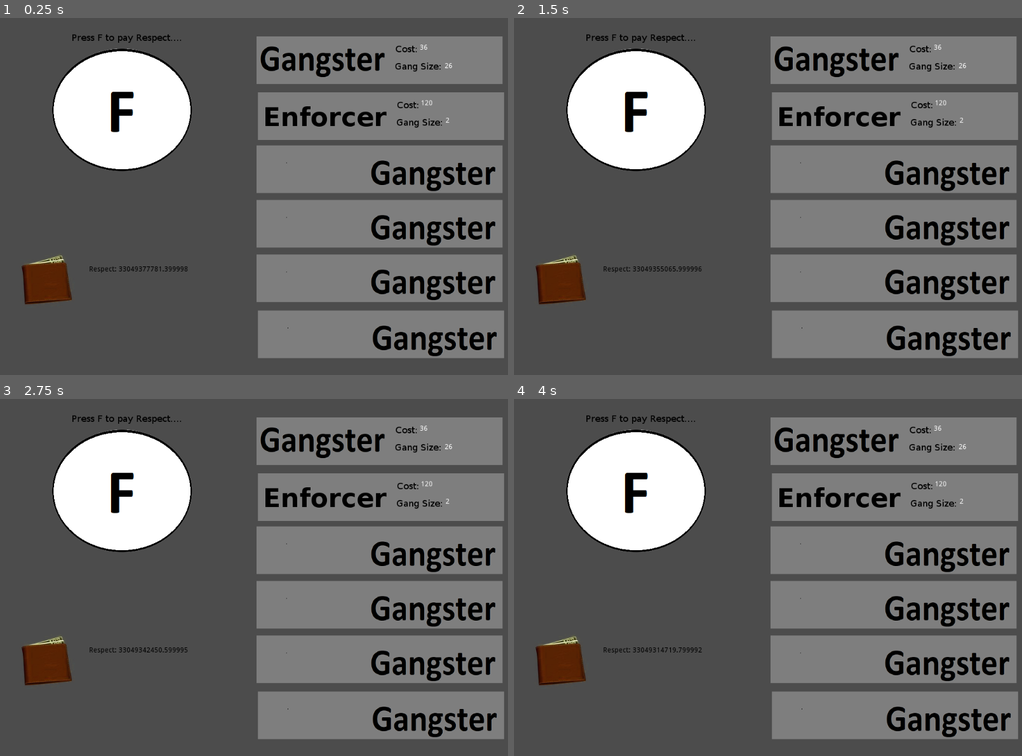
Above: before the commit, frames 1-4 (two rows, left to right).
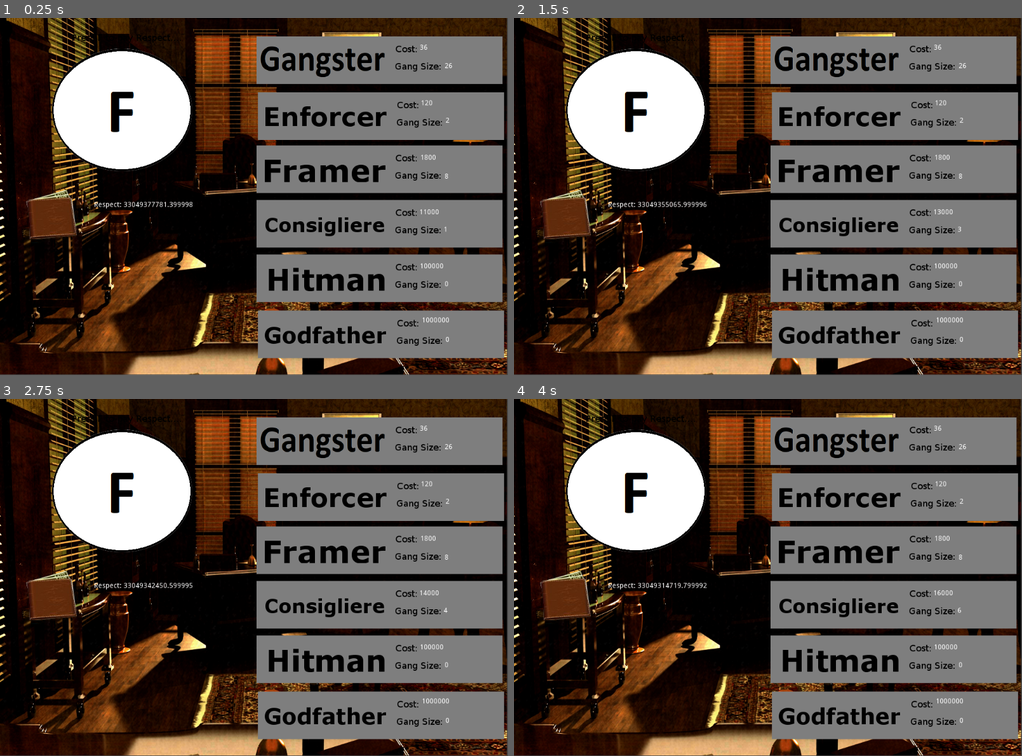
Above: after the commit, the same moments.

Repository: YesDevBois/MafiaClicker
Game: Godot game, scene res://Scenes/Control.tscn
The game is run twice, just before and just after one commit, with the same random seed, the same clock (stepped at 60 frames per second) and the same inputs.
Inputs:
- Up to frame 1 (0.25 s): no input
- Up to frame 2 (1.5 s): click "Respect: 33049377781.399998" at 0.5 s; click "Respect: 33049367065.999996" at 1.25 s
- Up to frame 3 (2.75 s): click "Respect: 33049355450.599995" at 2 s
- Up to frame 4 (4 s): click "Respect: 33049342450.599995" at 2.75 s; click "Respect: 33049329035.199993" at 3.5 s

The runs differ from the first frame. In frame 1, 59% of the frame differs, in the area x 0-100%, y 0-100%; in frame 2, 59%; in frame 3, 59%; in frame 4, 59%.

Commit message:
Added text for gang size and cost for all the buttons. Custom usable button textures for each button. Added disabled textures for each button. Added an edited background image. Updated the wallet texture to be more opaque. Changed wallet amount from black to white to contrast better with new background.

Diff:
--- a/Scenes/Control.tscn
+++ b/Scenes/Control.tscn
@@ -1,33 +1,40 @@
-[gd_scene load_steps=29 format=2]
+[gd_scene load_steps=36 format=2]
 
 [ext_resource path="res://Scripts/Control.gd" type="Script" id=1]
 [ext_resource path="res://Scripts/Node.gd" type="Script" id=2]
-[ext_resource path="res://Images/F_tex.png" type="Texture" id=3]
-[ext_resource path="res://Images/F_pressed_tex.png" type="Texture" id=4]
-[ext_resource path="res://Images/F_hover_tex.png" type="Texture" id=5]
-[ext_resource path="res://Images/F_clickmask_tex.png" type="BitMap" id=6]
-[ext_resource path="res://Scripts/F_Button.gd" type="Script" id=7]
-[ext_resource path="res://Images/Gangster_usable_tex.png" type="Texture" id=8]
-[ext_resource path="res://Images/Gangster_pressed_tex.png" type="Texture" id=9]
-[ext_resource path="res://Images/Gangster_hover_tex.png" type="Texture" id=10]
-[ext_resource path="res://Images/Gangster_disabled_tex.png" type="Texture" id=11]
-[ext_resource path="res://Scripts/Gangster.gd" type="Script" id=12]
-[ext_resource path="res://Images/Enforcer_Usable_Tex.png" type="Texture" id=13]
-[ext_resource path="res://Images/Enforcer_Pressed_Tex.png" type="Texture" id=14]
-[ext_resource path="res://Images/Enforcer_Hover_Tex.png" type="Texture" id=15]
-[ext_resource path="res://Images/Enforcer_disabled_Tex.png" type="Texture" id=16]
-[ext_resource path="res://Scripts/Enforcer.gd" type="Script" id=17]
-[ext_resource path="res://Images/src/Gangster usable.png" type="Texture" id=18]
-[ext_resource path="res://Images/src/Gangster pressed.png" type="Texture" id=19]
-[ext_resource path="res://Images/src/Gangster unusable.png" type="Texture" id=20]
-[ext_resource path="res://Scripts/Framer.gd" type="Script" id=21]
-[ext_resource path="res://Scripts/Consig.gd" type="Script" id=22]
-[ext_resource path="res://Scripts/Hitman.gd" type="Script" id=23]
-[ext_resource path="res://Scripts/Godfather.gd" type="Script" id=24]
-[ext_resource path="res://Scripts/Wallet.gd" type="Script" id=25]
-[ext_resource path="res://Images/wallet_tex.png" type="Texture" id=26]
-[ext_resource path="res://Scenes/Settings.tscn" type="PackedScene" id=27]
-[ext_resource path="res://Scripts/Timer.gd" type="Script" id=28]
+[ext_resource path="res://Images/godfather_office_background_TEX.jpeg" type="Texture" id=3]
+[ext_resource path="res://Images/F_tex.png" type="Texture" id=4]
+[ext_resource path="res://Images/F_pressed_tex.png" type="Texture" id=5]
+[ext_resource path="res://Images/F_hover_tex.png" type="Texture" id=6]
+[ext_resource path="res://Images/F_clickmask_tex.png" type="BitMap" id=7]
+[ext_resource path="res://Scripts/F_Button.gd" type="Script" id=8]
+[ext_resource path="res://Images/Gangster_usable_tex.png" type="Texture" id=9]
+[ext_resource path="res://Images/Gangster_pressed_tex.png" type="Texture" id=10]
+[ext_resource path="res://Images/Gangster_hover_tex.png" type="Texture" id=11]
+[ext_resource path="res://Images/Gangster_disabled_tex.png" type="Texture" id=12]
+[ext_resource path="res://Scripts/Gangster.gd" type="Script" id=13]
+[ext_resource path="res://Images/Enforcer_Usable_Tex.png" type="Texture" id=14]
+[ext_resource path="res://Images/Enforcer_Pressed_Tex.png" type="Texture" id=15]
+[ext_resource path="res://Images/Enforcer_Hover_Tex.png" type="Texture" id=16]
+[ext_resource path="res://Images/Enforcer_disabled_Tex.png" type="Texture" id=17]
+[ext_resource path="res://Scripts/Enforcer.gd" type="Script" id=18]
+[ext_resource path="res://Images/Framer_Usable_Tex.png" type="Texture" id=19]
+[ext_resource path="res://Images/src/Gangster pressed.png" type="Texture" id=20]
+[ext_resource path="res://Images/Framer_Disabled_Tex.png" type="Texture" id=21]
+[ext_resource path="res://Scripts/Framer.gd" type="Script" id=22]
+[ext_resource path="res://Images/Consigliere_Usable_Tex.png" type="Texture" id=23]
+[ext_resource path="res://Images/Consigliere_Disabled_Tex.png" type="Texture" id=24]
+[ext_resource path="res://Scripts/Consig.gd" type="Script" id=25]
+[ext_resource path="res://Images/Hitman_Usable_Tex.png" type="Texture" id=26]
+[ext_resource path="res://Images/Hitman_Disabled_Tex.png" type="Texture" id=27]
+[ext_resource path="res://Scripts/Hitman.gd" type="Script" id=28]
+[ext_resource path="res://Images/Godfather_Usabled_Tex.png" type="Texture" id=29]
+[ext_resource path="res://Images/Godfather_Disabled_Tex.png" type="Texture" id=30]
+[ext_resource path="res://Scripts/Godfather.gd" type="Script" id=31]
+[ext_resource path="res://Scripts/Wallet.gd" type="Script" id=32]
+[ext_resource path="res://Images/wallet_tex.png" type="Texture" id=33]
+[ext_resource path="res://Scenes/Settings.tscn" type="PackedScene" id=34]
+[ext_resource path="res://Scripts/Timer.gd" type="Script" id=35]
 
 [node name="ROOT" type="ViewportContainer" index="0"]
 
@@ -53,7 +60,26 @@
 
 script = ExtResource( 2 )
 
-[node name="F" type="TextureButton" parent="." index="1" groups=[
+[node name="Background" type="TextureRect" parent="." index="1"]
+
+anchor_left = 0.0
+anchor_top = 0.0
+anchor_right = 0.0
+anchor_bottom = 0.0
+margin_right = 1024.0
+margin_bottom = 720.0
+rect_pivot_offset = Vector2( 0, 0 )
+rect_clip_content = false
+mouse_filter = 1
+mouse_default_cursor_shape = 0
+size_flags_horizontal = 1
+size_flags_vertical = 1
+texture = ExtResource( 3 )
+expand = true
+stretch_mode = 0
+_sections_unfolded = [ "Hint", "Rect" ]
+
+[node name="F" type="TextureButton" parent="." index="2" groups=[
 "persistent",
 ]]
 
@@ -231,6 +257,7 @@
 "persistent",
 ]]
 
+editor/display_folded = true
 anchor_left = 0.0
 anchor_top = 0.0
 anchor_right = 0.0
@@ -251,16 +278,57 @@
 enabled_focus_mode = 2
 shortcut = null
 group = null
-texture_normal = ExtResource( 18 )
-texture_pressed = ExtResource( 19 )
-texture_disabled = ExtResource( 20 )
-script = ExtResource( 21 )
+texture_normal = ExtResource( 19 )
+texture_pressed = ExtResource( 20 )
+texture_disabled = ExtResource( 21 )
+script = ExtResource( 22 )
 _sections_unfolded = [ "Focus", "Pause", "Textures" ]
+
+[node name="Framer_Gang_Size" type="Label" parent="F/Framer" index="0"]
+
+anchor_left = 0.0
+anchor_top = 0.0
+anchor_right = 0.0
+anchor_bottom = 0.0
+margin_left = 379.0
+margin_top = 56.0
+margin_right = 489.0
+margin_bottom = 76.0
+rect_pivot_offset = Vector2( 0, 0 )
+rect_clip_content = false
+mouse_filter = 2
+mouse_default_cursor_shape = 0
+size_flags_horizontal = 1
+size_flags_vertical = 4
+percent_visible = 1.0
+lines_skipped = 0
+max_lines_visible = -1
+
+[node name="Framer_Cost_Txt" type="Label" parent="F/Framer" index="1"]
+
+anchor_left = 0.0
+anchor_top = 0.0
+anchor_right = 0.0
+anchor_bottom = 0.0
+margin_left = 330.0
+margin_top = 18.0
+margin_right = 440.0
+margin_bottom = 38.0
+rect_pivot_offset = Vector2( 0, 0 )
+rect_clip_content = false
+mouse_filter = 2
+mouse_default_cursor_shape = 0
+size_flags_horizontal = 1
+size_flags_vertical = 4
+percent_visible = 1.0
+lines_skipped = 0
+max_lines_visible = -1
 
 [node name="Consig" type="TextureButton" parent="F" index="3" groups=[
 "persistent",
 ]]
 
+editor/display_folded = true
 anchor_left = 0.0
 anchor_top = 0.0
 anchor_right = 0.0
@@ -281,16 +349,57 @@
 enabled_focus_mode = 2
 shortcut = null
 group = null
-texture_normal = ExtResource( 18 )
-texture_pressed = ExtResource( 19 )
-texture_disabled = ExtResource( 20 )
-script = ExtResource( 22 )
+texture_normal = ExtResource( 23 )
+texture_pressed = ExtResource( 20 )
+texture_disabled = ExtResource( 24 )
+script = ExtResource( 25 )
 _sections_unfolded = [ "Focus", "Pause", "Size Flags", "Textures" ]
+
+[node name="Consig_Gang_Size" type="Label" parent="F/Consig" index="0"]
+
+anchor_left = 0.0
+anchor_top = 0.0
+anchor_right = 0.0
+anchor_bottom = 0.0
+margin_left = 377.0
+margin_top = 53.0
+margin_right = 489.0
+margin_bottom = 73.0
+rect_pivot_offset = Vector2( 0, 0 )
+rect_clip_content = false
+mouse_filter = 2
+mouse_default_cursor_shape = 0
+size_flags_horizontal = 1
+size_flags_vertical = 4
+percent_visible = 1.0
+lines_skipped = 0
+max_lines_visible = -1
+
+[node name="Consig_Cost_Txt" type="Label" parent="F/Consig" index="1"]
+
+anchor_left = 0.0
+anchor_top = 0.0
+anchor_right = 0.0
+anchor_bottom = 0.0
+margin_left = 328.0
+margin_top = 18.0
+margin_right = 472.0
+margin_bottom = 36.0
+rect_pivot_offset = Vector2( 0, 0 )
+rect_clip_content = false
+mouse_filter = 2
+mouse_default_cursor_shape = 0
+size_flags_horizontal = 1
+size_flags_vertical = 4
+percent_visible = 1.0
+lines_skipped = 0
+max_lines_visible = -1
 
 [node name="Hitman" type="TextureButton" parent="F" index="4" groups=[
 "persistent",
 ]]
 
+editor/display_folded = true
 anchor_left = 0.0
 anchor_top = 0.0
 anchor_right = 0.0
@@ -311,16 +420,57 @@
 enabled_focus_mode = 2
 shortcut = null
 group = null
-texture_normal = ExtResource( 18 )
-texture_pressed = ExtResource( 19 )
-texture_disabled = ExtResource( 20 )
-script = ExtResource( 23 )
+texture_normal = ExtResource( 26 )
+texture_pressed = ExtResource( 20 )
+texture_disabled = ExtResource( 27 )
+script = ExtResource( 28 )
 _sections_unfolded = [ "Focus", "Pause", "Textures" ]
+
+[node name="Hitman_Gang_Size" type="Label" parent="F/Hitman" index="0"]
+
+anchor_left = 0.0
+anchor_top = 0.0
+anchor_right = 0.0
+anchor_bottom = 0.0
+margin_left = 379.0
+margin_top = 53.0
+margin_right = 491.0
+margin_bottom = 74.0
+rect_pivot_offset = Vector2( 0, 0 )
+rect_clip_content = false
+mouse_filter = 2
+mouse_default_cursor_shape = 0
+size_flags_horizontal = 1
+size_flags_vertical = 4
+percent_visible = 1.0
+lines_skipped = 0
+max_lines_visible = -1
+
+[node name="Hitman_Cost_Txt" type="Label" parent="F/Hitman" index="1"]
+
+anchor_left = 0.0
+anchor_top = 0.0
+anchor_right = 0.0
+anchor_bottom = 0.0
+margin_left = 329.0
+margin_top = 17.0
+margin_right = 486.0
+margin_bottom = 38.0
+rect_pivot_offset = Vector2( 0, 0 )
+rect_clip_content = false
+mouse_filter = 2
+mouse_default_cursor_shape = 0
+size_flags_horizontal = 1
+size_flags_vertical = 4
+percent_visible = 1.0
+lines_skipped = 0
+max_lines_visible = -1
 
 [node name="Godfather" type="TextureButton" parent="F" index="5" groups=[
 "persistent",
 ]]
 
+editor/display_folded = true
 anchor_left = 0.0
 anchor_top = 0.0
 anchor_right = 0.0
@@ -341,12 +491,52 @@
 enabled_focus_mode = 2
 shortcut = null
 group = null
-texture_normal = ExtResource( 18 )
-texture_pressed = ExtResource( 19 )
-texture_disabled = ExtResource( 20 )
-script = ExtResource( 24 )
+texture_normal = ExtResource( 29 )
+texture_pressed = ExtResource( 20 )
+texture_disabled = ExtResource( 30 )
+script = ExtResource( 31 )
 _sections_unfolded = [ "Focus", "Pause", "Textures" ]
 
+[node name="Godfather_Gang_Size" type="Label" parent="F/Godfather" index="0"]
+
+anchor_left = 0.0
+anchor_top = 0.0
+anchor_right = 0.0
+anchor_bottom = 0.0
+margin_left = 378.0
+margin_top = 52.0
+margin_right = 490.0
+margin_bottom = 77.0
+rect_pivot_offset = Vector2( 0, 0 )
+rect_clip_content = false
+mouse_filter = 2
+mouse_default_cursor_shape = 0
+size_flags_horizontal = 1
+size_flags_vertical = 4
+percent_visible = 1.0
+lines_skipped = 0
+max_lines_visible = -1
+
+[node name="Godfather_Cost_Txt" type="Label" parent="F/Godfather" index="1"]
+
+anchor_left = 0.0
+anchor_top = 0.0
+anchor_right = 0.0
+anchor_bottom = 0.0
+margin_left = 330.0
+margin_top = 13.0
+margin_right = 488.0
+margin_bottom = 40.0
+rect_pivot_offset = Vector2( 0, 0 )
+rect_clip_content = false
+mouse_filter = 2
+mouse_default_cursor_shape = 0
+size_flags_horizontal = 1
+size_flags_vertical = 4
+percent_visible = 1.0
+lines_skipped = 0
+max_lines_visible = -1
+
 [node name="WalletText" type="Label" parent="F" index="6"]
 
 editor/display_folded = true
@@ -354,23 +544,20 @@
 anchor_top = 0.0
 anchor_right = 0.0
 anchor_bottom = 0.0
-margin_left = 173.0
-margin_top = 493.0
-margin_right = 403.0
-margin_bottom = 563.0
-rect_pivot_offset = Vector2( 0, 0 )
-rect_clip_content = false
-mouse_filter = 2
-mouse_default_cursor_shape = 0
-size_flags_horizontal = 1
-size_flags_vertical = 4
-percent_visible = 1.0
-lines_skipped = 0
-max_lines_visible = -1
-script = ExtResource( 25 )
-__meta__ = {
-"_edit_lock_": true
-}
+margin_left = 183.0
+margin_top = 363.0
+margin_right = 413.0
+margin_bottom = 433.0
+rect_pivot_offset = Vector2( 0, 0 )
+rect_clip_content = false
+mouse_filter = 2
+mouse_default_cursor_shape = 0
+size_flags_horizontal = 1
+size_flags_vertical = 4
+percent_visible = 1.0
+lines_skipped = 0
+max_lines_visible = -1
+script = ExtResource( 32 )
 
 [node name="WalletTexture" type="TextureRect" parent="F/WalletText" index="0"]
 
@@ -388,13 +575,13 @@
 mouse_default_cursor_shape = 0
 size_flags_horizontal = 1
 size_flags_vertical = 1
-texture = ExtResource( 26 )
+texture = ExtResource( 33 )
 stretch_mode = 0
 __meta__ = {
 "_edit_lock_": true
 }
 
-[node name="Margin" parent="." index="2" instance=ExtResource( 27 )]
+[node name="SettingsPanel" parent="." index="3" instance=ExtResource( 34 )]
 
 editor/display_folded = true
 margin_left = -647.0
@@ -402,15 +589,15 @@
 margin_right = -147.0
 margin_bottom = 501.0
 
-[node name="GlobalTimer" type="Timer" parent="." index="3"]
+[node name="GlobalTimer" type="Timer" parent="." index="4"]
 
 process_mode = 1
 wait_time = 1.0
 one_shot = false
 autostart = true
-script = ExtResource( 28 )
-
-[node name="buyMultiplier" type="TextureButton" parent="." index="4"]
+script = ExtResource( 35 )
+
+[node name="buyMultiplier" type="TextureButton" parent="." index="5"]
 
 visible = false
 anchor_left = 0.0
@@ -494,6 +681,3 @@
 [connection signal="timeout" from="GlobalTimer" to="F/Hitman" method="_on_GlobalTimer_timeout"]
 
 [connection signal="timeout" from="GlobalTimer" to="F/Godfather" method="_on_GlobalTimer_timeout"]
-
-
-[editable path="Margin"]
--- a/Scripts/Consig.gd
+++ b/Scripts/Consig.gd
@@ -1,4 +1,6 @@
 extends TextureButton
+
+### REMOTE
 
 var amount = 0
 var productionmultiplier = 100
@@ -8,14 +10,17 @@
 var respect
 signal respect_from_consigs
 
+onready var Consig_Amount_txt = get_node("Consig_Gang_Size")
+onready var Consig_Cost_txt = get_node("Consig_Cost_Txt")
 
 func _ready():
 	# This allows spacebar to be used to for only incrementing F
 	set_focus_mode(FOCUS_NONE)
-
 	costmultiplier = 1.0 + (amount*0.1)
 	cost = basecost*costmultiplier
 
+	Consig_Amount_txt.set_text(str(amount))
+	Consig_Cost_txt.set_text(str(cost))
 
 
 func _on_GlobalTimer_timeout():
@@ -27,6 +32,8 @@
 	amount += 1
 	costmultiplier = 1.0 + (amount*0.1)
 	cost = basecost*costmultiplier
+	Consig_Amount_txt.set_text(str(amount))
+	Consig_Cost_txt.set_text(str(cost))
 	print("Consigs:", amount)
 
 func _on_F_enable_button(me, boolval):
--- a/Scripts/Framer.gd
+++ b/Scripts/Framer.gd
@@ -1,4 +1,6 @@
 extends TextureButton
+
+### REMOTE
 
 var amount = 0
 var productionmultiplier = 10
@@ -8,14 +10,18 @@
 var respect
 signal respect_from_framers
 
+onready var Framer_Amount_txt = get_node("Framer_Gang_Size")
+onready var Framer_Cost_txt = get_node("Framer_Cost_Txt")
+
 
 func _ready():
 	# This allows spacebar to be used to for only incrementing F
 	set_focus_mode(FOCUS_NONE)
-
 	costmultiplier = 1.0 + (amount*0.1)
 	cost = basecost*costmultiplier
 
+	Framer_Amount_txt.set_text(str(amount))
+	Framer_Cost_txt.set_text(str(cost))
 
 
 func _on_GlobalTimer_timeout():
@@ -27,6 +33,8 @@
 	amount += 1
 	costmultiplier = 1.0 + (amount*0.1)
 	cost = basecost*costmultiplier
+	Framer_Amount_txt.set_text(str(amount))
+	Framer_Cost_txt.set_text(str(cost))
 	print("Framers:", amount)
 
 func _on_F_enable_button(me, boolval):
--- a/Scripts/Godfather.gd
+++ b/Scripts/Godfather.gd
@@ -1,4 +1,6 @@
 extends TextureButton
+
+### REMOTE
 
 var amount = 0
 var productionmultiplier = 10000
@@ -8,13 +10,17 @@
 var respect
 signal respect_from_godfathers
 
+onready var Godfather_Amount_txt = get_node("Godfather_Gang_Size")
+onready var Godfather_Cost_txt = get_node("Godfather_Cost_Txt")
 
 func _ready():
 	# This allows spacebar to be used to for only incrementing F
 	set_focus_mode(FOCUS_NONE)
-
 	costmultiplier = 1.0  + (amount*0.1)
 	cost = basecost*costmultiplier
+
+	Godfather_Amount_txt.set_text(str(amount))
+	Godfather_Cost_txt.set_text(str(cost))
 
 
 func _on_GlobalTimer_timeout():
@@ -26,6 +32,8 @@
 	amount += 1
 	costmultiplier = 1.0 + (amount*0.1)
 	cost = basecost*costmultiplier
+	Godfather_Amount_txt.set_text(str(amount))
+	Godfather_Cost_txt.set_text(str(cost))
 	print("Godfathers:", amount)
 
 func _on_F_enable_button(me, boolval):
--- a/Scripts/Hitman.gd
+++ b/Scripts/Hitman.gd
@@ -1,4 +1,6 @@
 extends TextureButton
+
+### REMOTE
 
 var amount = 0
 var productionmultiplier = 1000
@@ -8,12 +10,17 @@
 var respect
 signal respect_from_hitmen
 
+onready var Hitman_Amount_txt = get_node("Hitman_Gang_Size")
+onready var Hitman_Cost_txt = get_node("Hitman_Cost_Txt")
+
 func _ready():
 	# This allows spacebar to be used to for only incrementing F
 	set_focus_mode(FOCUS_NONE)
-
 	costmultiplier = 1.0 + (amount*0.1)
 	cost = basecost*costmultiplier
+
+	Hitman_Amount_txt.set_text(str(amount))
+	Hitman_Cost_txt.set_text(str(cost))
 
 func _on_GlobalTimer_timeout():
 	respect = productionmultiplier*amount
@@ -24,6 +31,8 @@
 	amount += 1
 	costmultiplier = 1.0 + (amount*0.1)
 	cost = basecost*costmultiplier
+	Hitman_Amount_txt.set_text(str(amount))
+	Hitman_Cost_txt.set_text(str(cost))
 	print("Hitmen:", amount)
 
 func _on_F_enable_button(me, boolval):
--- a/Scripts/Wallet.gd
+++ b/Scripts/Wallet.gd
@@ -3,7 +3,7 @@
 var wallet_amt = 0
 
 func _ready():
-	add_color_override("font_color", Color(0,0,0,1))
+	add_color_override("font_color", Color(1,1,1,1))
 
 func _process(delta):
 	wallet_amt = get_parent().wallet
Binary file added: Images/Consigliere_Disabled_Tex.png
Not shown, added: Images/Consigliere_Disabled_Tex.png.import
Binary file added: Images/Consigliere_Usable_Tex.png
Not shown, added: Images/Consigliere_Usable_Tex.png.import
Binary file changed: Images/Enforcer_disabled_Tex.png
Not shown, changed: Images/Enforcer_disabled_Tex.png.import
Binary file added: Images/Framer_Disabled_Tex.png
Not shown, added: Images/Framer_Disabled_Tex.png.import
Binary file added: Images/Framer_Usable_Tex.png
Not shown, added: Images/Framer_Usable_Tex.png.import
Binary file changed: Images/Gangster_disabled_tex.png
Not shown, changed: Images/Gangster_disabled_tex.png.import
(and 26 more such lines)
